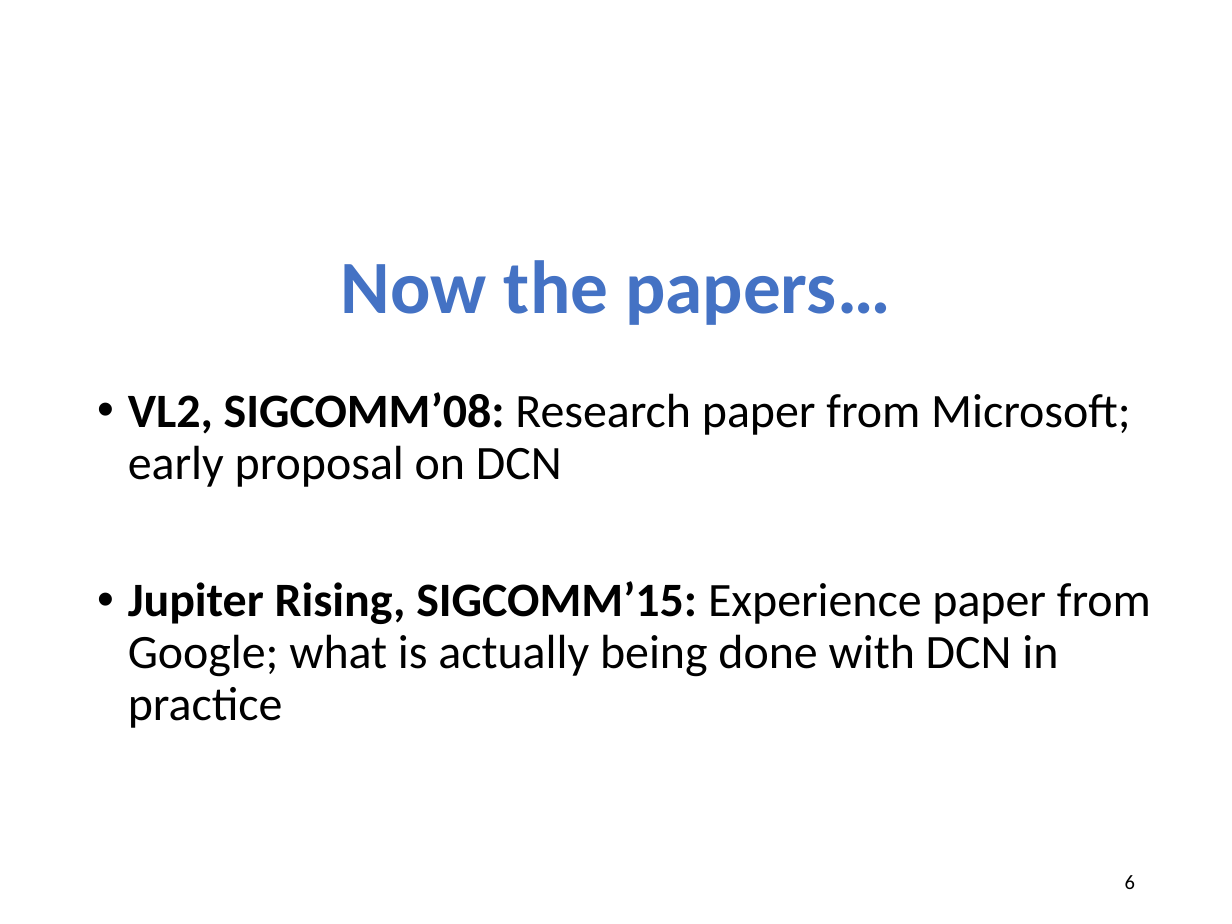
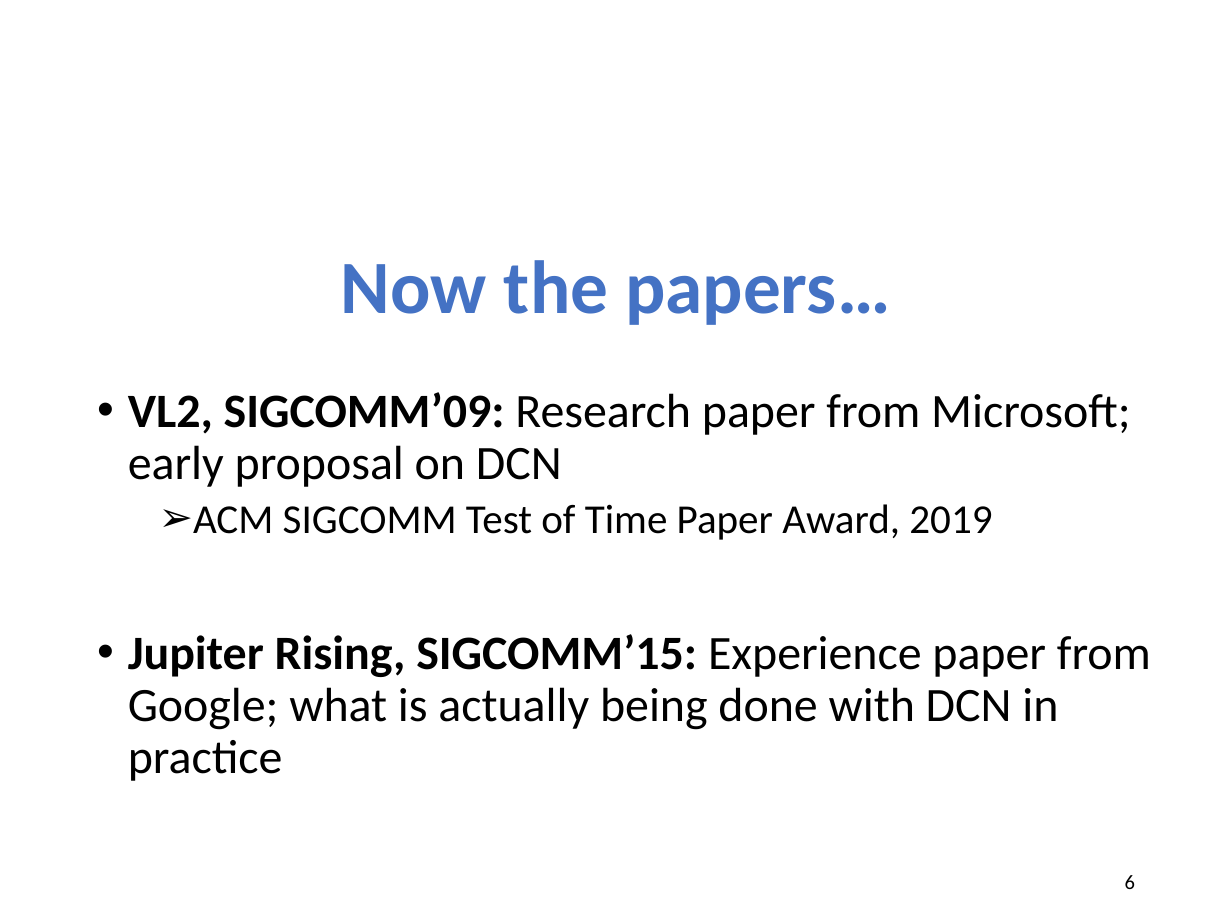
Before and after one commit to xinjin/course-adv-net, a slide deck: slide 6 of slides/lec06_datacenter.pptx. Drawn at 1232x924 pixels with LibreOffice and Linux fonts; fonts in the diff are those of the drawing. Boxes give left, top, right and bottom in pixels: in the first picture for what was removed or moved away, otherwise in the second. Text is boxed around its words. In the diff, an @@ line names an element or a change of style, - is before the commit and + after.

```diff
--- a/slides/lec06_datacenter.pptx
+++ b/slides/lec06_datacenter.pptx
@@ text at (x1=128, y1=392, x2=1130, y2=540): text changed @@
-• VL2, SIGCOMM’08: Research paper from Microsoft; early proposal on DCN
+• VL2, SIGCOMM’09: Research paper from Microsoft; early proposal on DCN
+  ➢ ACM SIGCOMM Test of Time Paper Award, 2019
```
Also in this commit, not shown: 2 other slides changed, 1 slide added, 1 other file.
